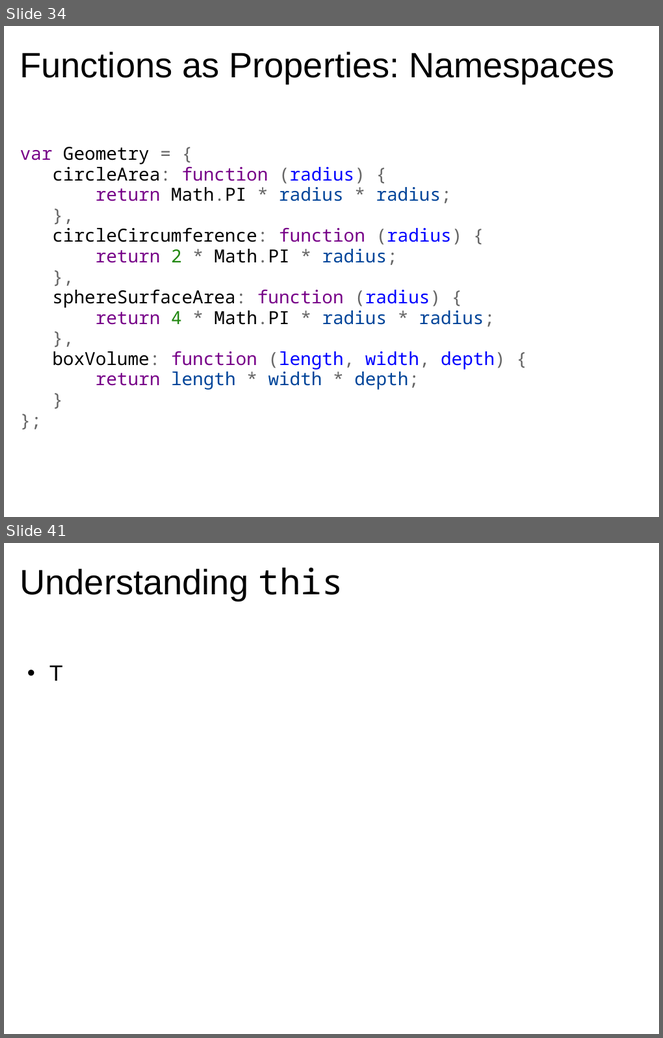
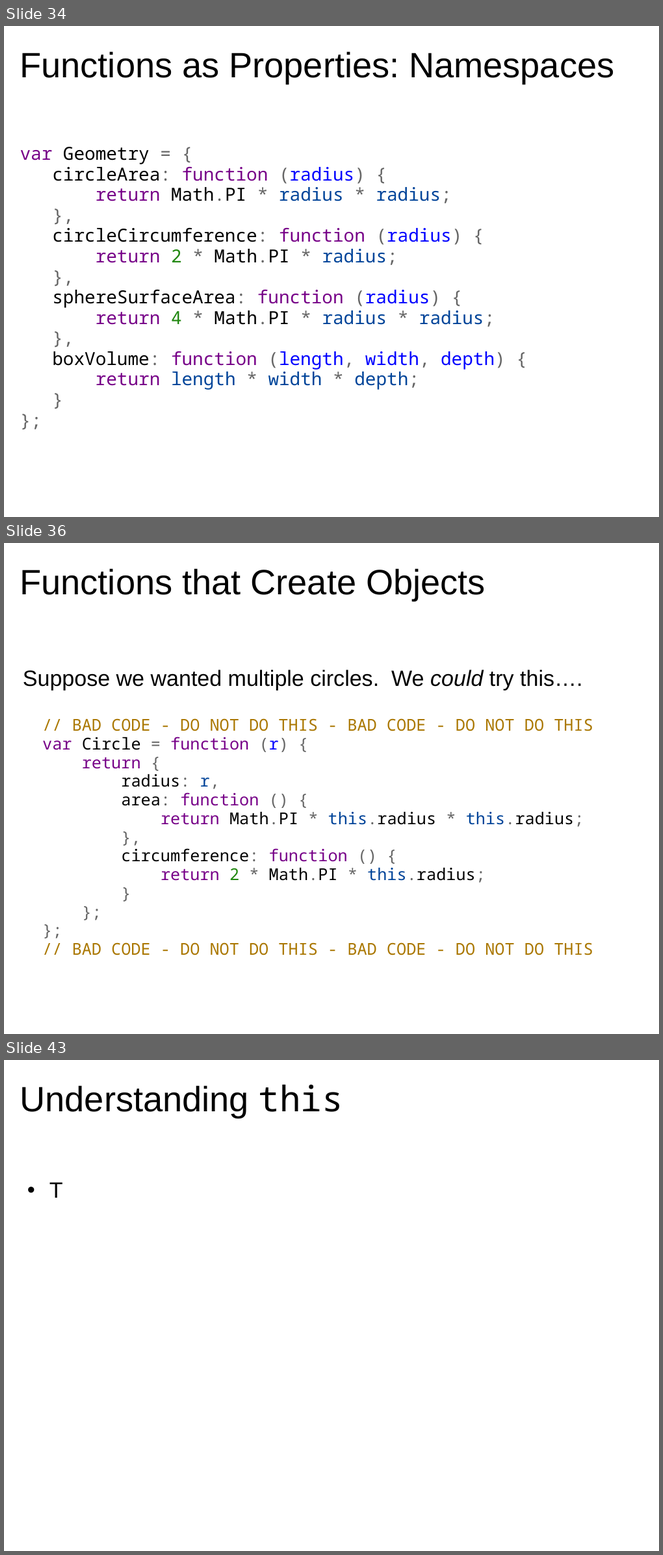
Before and after one commit to dondi/javascript-book, a slide deck: presentations/Chapter_5_Presentation.ppt. Shown one above the other, each under a label of ours: slides 34 and 41 before the commit, slides 34, 36 and 43 after it; the slides between them are not shown. The pictures are 663x1038 and 663x1555 pixels, drawn with LibreOffice and Linux fonts; fonts in the diff are those of the drawing; background and template pictures are left out. Boxes give left, top, right and bottom in pixels: in the first picture for what was removed or moved away, otherwise in the second. Text is boxed around its words. In the diff, an @@ line names an element or a change of style, - is before the commit and + after.

```diff
--- a/presentations/Chapter_5_Presentation.ppt
+++ b/presentations/Chapter_5_Presentation.ppt
@@ slide 36 added at <box>4,543,659,1034</box>, background picture (left out) @@
@@ title added at <box>20,568,486,601</box>, 43 pt, text #000000 @@
+Functions that Create Objects
@@ text added at <box>23,670,594,956</box>, 20 pt, text #000000 @@
+  Suppose we wanted multiple circles. We could try this….
+  // BAD CODE - DO NOT DO THIS - BAD CODE - DO NOT DO THIS
+  var Circle = function (r) {
+  return {
+  radius: r,
+  area: function () {
+  return Math.PI * this.radius * this.radius;
+  },
+  circumference: function () {
+  return 2 * Math.PI * this.radius;
+  }
+  };
+  };
+  // BAD CODE - DO NOT DO THIS - BAD CODE - DO NOT DO THIS
@@ what was slide 41 is now slide 43 @@
```
Also in this commit, not shown: 3 slides changed, 5 other slides added, 4 slides removed.
